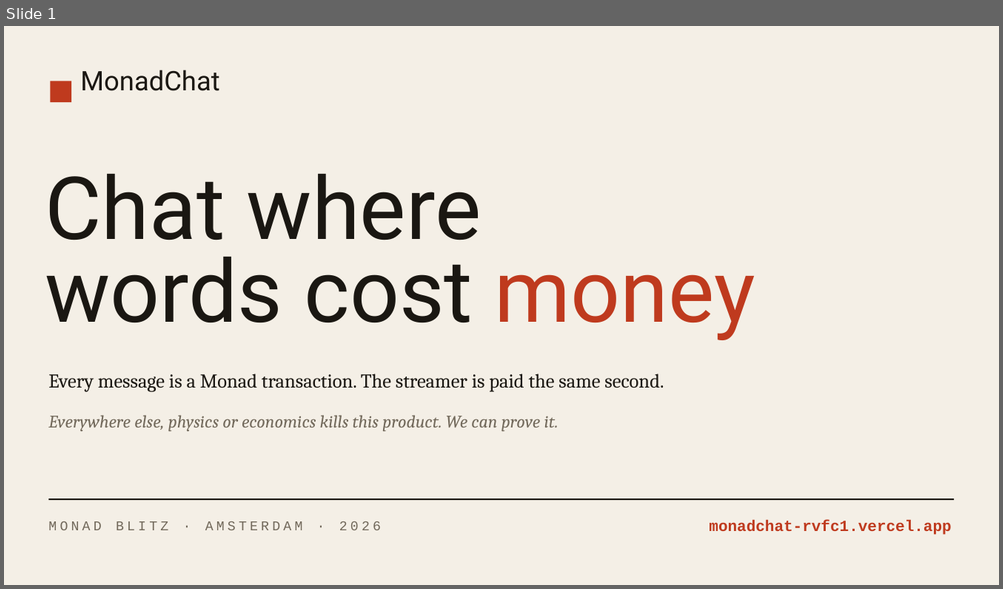
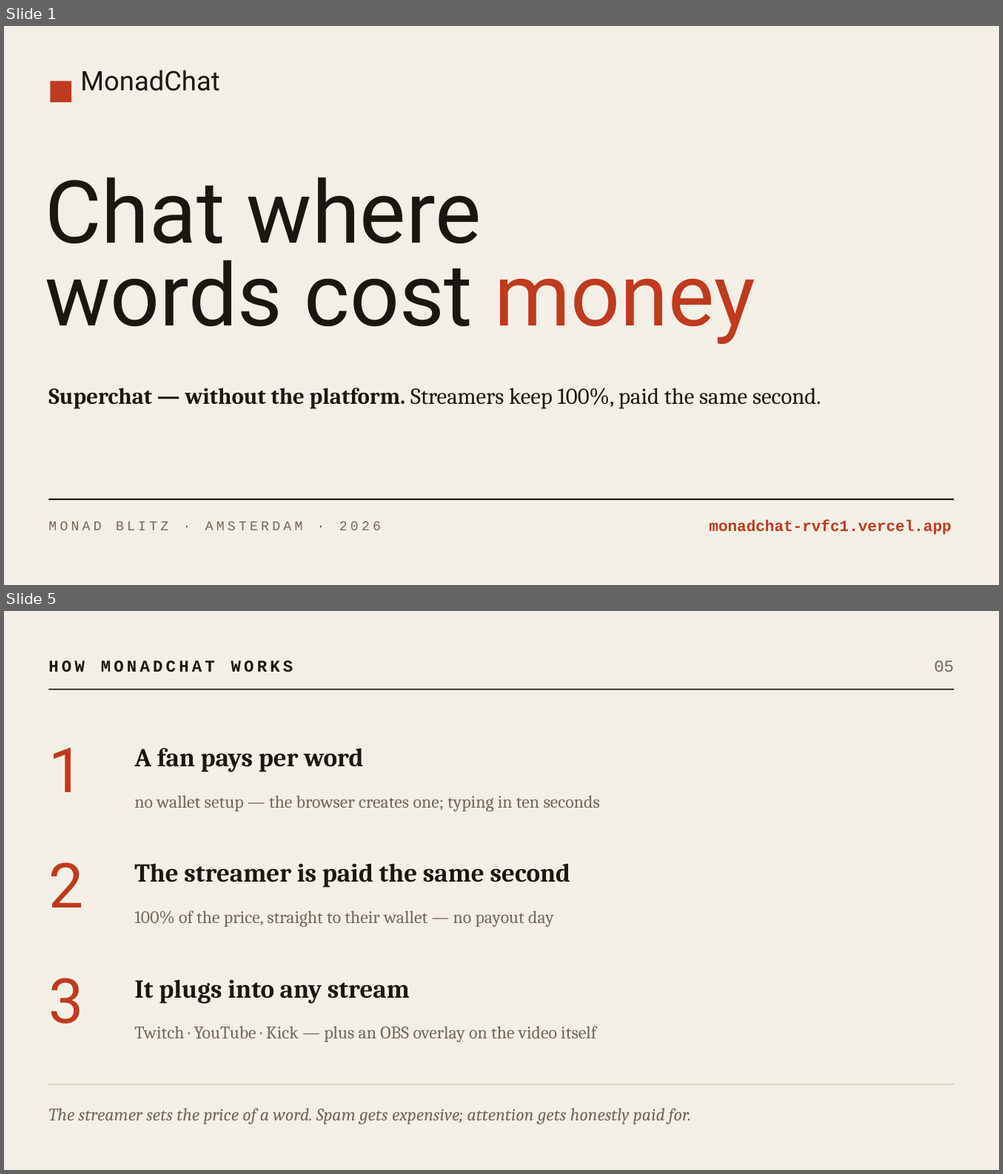
Before and after one commit to Nikita-sud/MonadChat, a slide deck: MonadChat-pitch.pptx. Shown one above the other, each under a label of ours: slide 1 before the commit, slides 1 and 5 after it; the slides between them are not shown. The pictures are 1003x589 and 1003x1174 pixels, drawn with LibreOffice and Linux fonts; fonts in the diff are those of the drawing. Boxes give left, top, right and bottom in pixels: in the first picture for what was removed or moved away, otherwise in the second. Text is boxed around its words. In the diff, an @@ line names an element or a change of style, - is before the commit and + after.

```diff
--- a/MonadChat-pitch.pptx
+++ b/MonadChat-pitch.pptx
@@ slide 5 added at box(4, 611, 999, 1170), background #F4EFE6 @@
@@ text added at box(48, 661, 293, 672), 16 pt, text #1A1712, bold @@
+HOW MONADCHAT WORKS
@@ text added at box(933, 661, 953, 672), 16 pt, text #71685A @@
+05
@@ line added from (48, 689) to (954, 689), #1A1712 1.2 pt @@
@@ text added at box(48, 748, 83, 792), 60 pt, text #BF3A1E @@
+1
@@ text added at box(134, 748, 363, 772), 25 pt, text #1A1712, bold @@
+A fan pays per word
@@ text added at box(134, 795, 600, 812), 17 pt, text #71685A @@
+no wallet setup — the browser creates one; typing in ten seconds
@@ text added at box(48, 863, 83, 908), 60 pt, text #BF3A1E @@
+2
@@ text added at box(134, 863, 571, 888), 25 pt, text #1A1712, bold @@
+The streamer is paid the same second
@@ text added at box(134, 911, 554, 927), 17 pt, text #71685A @@
+100% of the price, straight to their wallet — no payout day
@@ text added at box(48, 978, 83, 1024), 60 pt, text #BF3A1E @@
+3
@@ text added at box(134, 980, 410, 1004), 25 pt, text #1A1712, bold @@
+It plugs into any stream
@@ text added at box(134, 1026, 596, 1042), 17 pt, text #71685A @@
+Twitch · YouTube · Kick — plus an OBS overlay on the video itself
@@ line added from (48, 1085) to (954, 1085), #D8CDB8 1 pt @@
@@ text added at box(48, 1108, 691, 1125), 17 pt, text #71685A, italic @@
+The streamer sets the price of a word. Spam gets expensive; attention gets honestly paid for.
@@ slide 1 changed as well @@
@@ text "Chat where words cost money": place and size @@
-text "Chat where words cost money" at box(45, 173, 755, 340)
+text "Chat where words cost money" at box(45, 177, 755, 344)
@@ text at box(48, 388, 821, 409): text changed; size 19 to 22 pt @@
-Every message is a Monad transaction. The streamer is paid the same second.
+Superchat — without the platform. Streamers keep 100%, paid the same second.
@@ text removed at box(48, 415, 558, 432) @@
-Everywhere else, physics or economics kills this product. We can prove it.
```
Also in this commit, not shown: 1 other slide changed, 4 other slides added, 5 slides removed.
